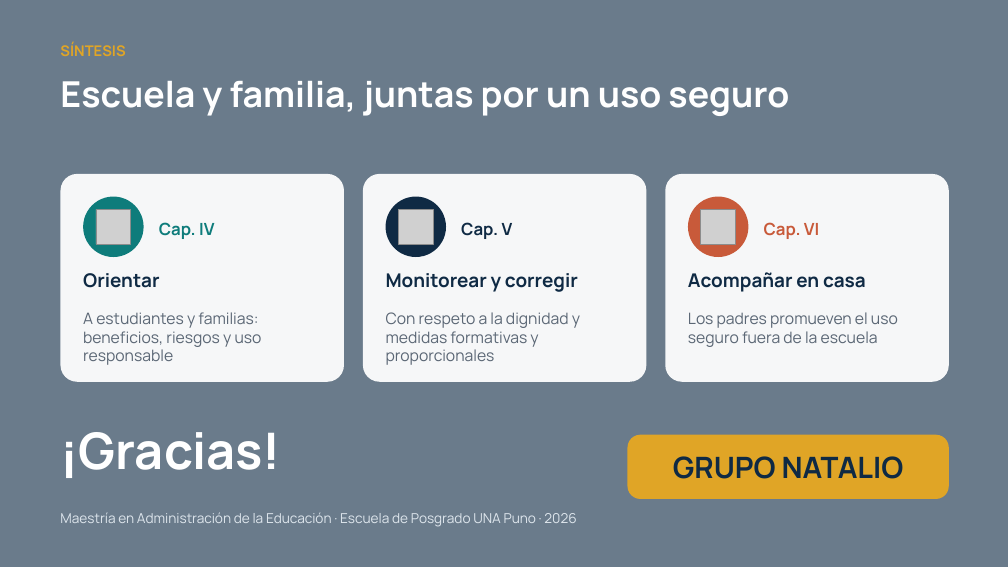
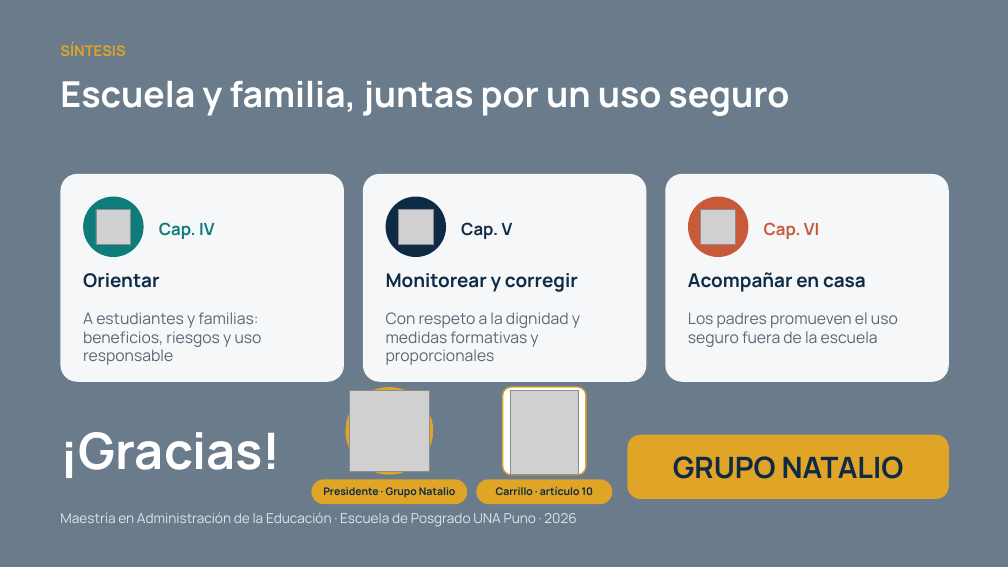
Before and after one commit to juanjosederecho/grupo-natalio-ppt, a slide deck: slide 9 of Grupo_Natalio_Articulos_9_13.pptx. Drawn at 1008x567 pixels with LibreOffice and Linux fonts; fonts in the diff are those of the drawing; grey boxes stand for pictures; background and template pictures are left out. Boxes give left, top, right and bottom in pixels: in the first picture for what was removed or moved away, otherwise in the second. Text is boxed around its words. In the diff, an @@ line names an element or a change of style, - is before the commit and + after.

Commit message:
Diapositiva final: retrato del Presidente y sticker de Carrillo

```diff
--- a/Grupo_Natalio_Articulos_9_13.pptx
+++ b/Grupo_Natalio_Articulos_9_13.pptx
@@ ellipse added at [346, 387, 433, 475], fill #E0A526 @@
@@ rounded rectangle added at [503, 387, 586, 475], fill #FFFFFF, outline #E0A526 1.25 pt @@
@@ picture added at [349, 391, 430, 471] @@
@@ picture added at [510, 390, 578, 474] @@
@@ rounded rectangle added at [312, 479, 467, 504], fill #E0A526 @@
@@ rounded rectangle added at [476, 479, 613, 504], fill #E0A526 @@
@@ text added at [323, 487, 455, 498], 10 pt, text #0F2A44, bold @@
+Presidente · Grupo Natalio
@@ text added at [496, 486, 594, 495], 10 pt, text #0F2A44, bold @@
+Carrillo · artículo 10
```
